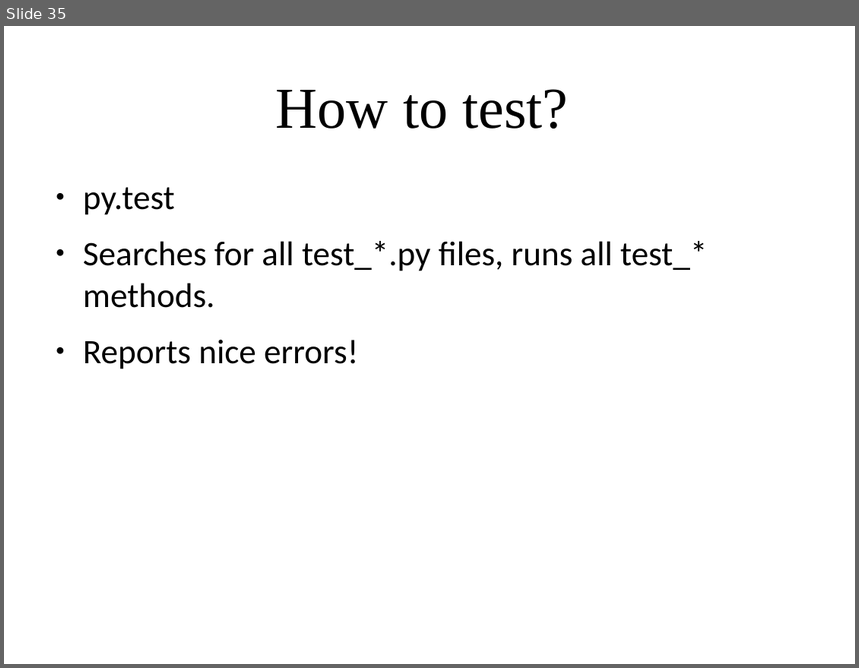
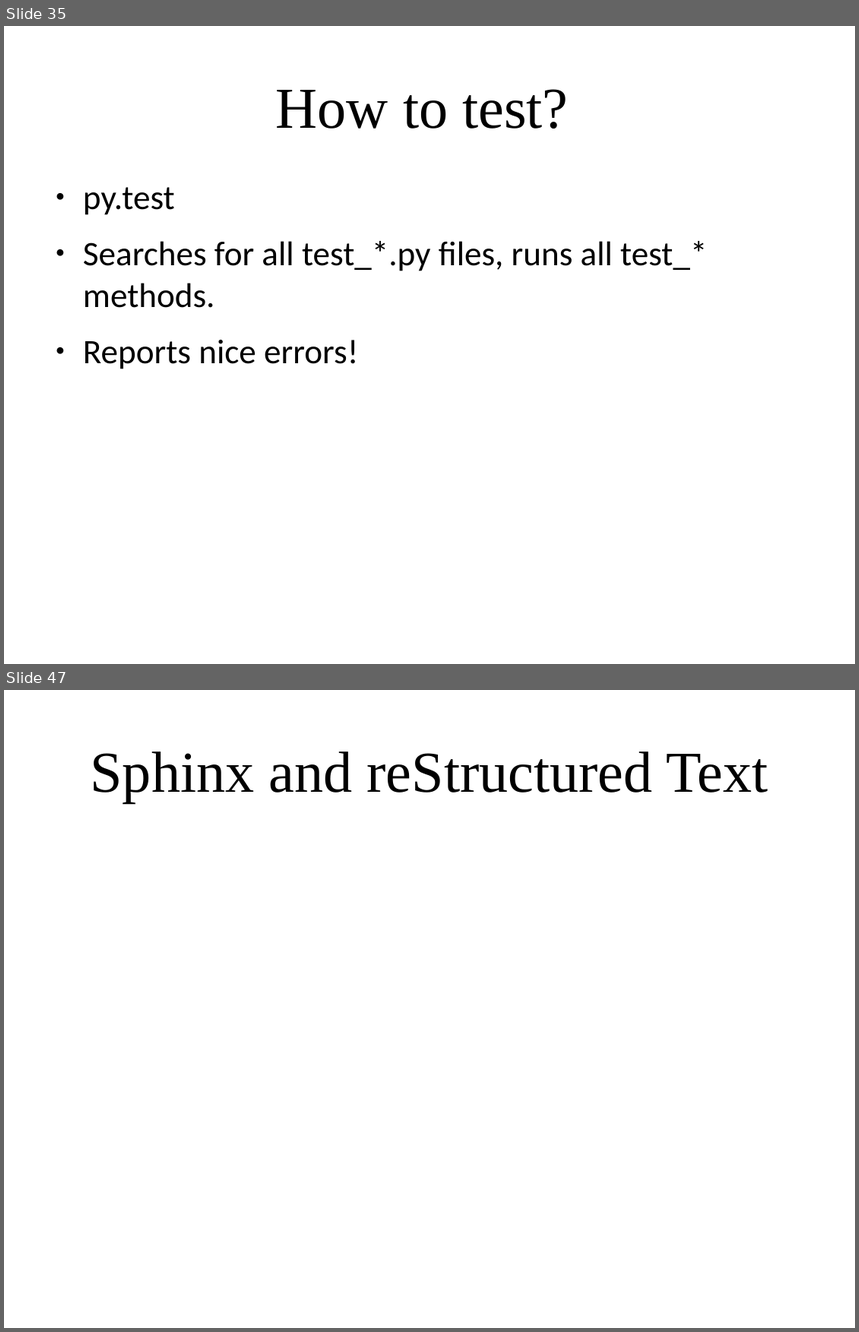
Before and after one commit to amueller/applied_ml_spring_2017, a slide deck: slides/aml-02-012317.odp. Shown one above the other, each under a label of ours: slide 35 before the commit, slides 35 and 47 after it; the slides between them are not shown. The pictures are 859x668 and 859x1332 pixels, drawn with LibreOffice and Linux fonts; fonts in the diff are those of the drawing. Boxes give left, top, right and bottom in pixels: in the first picture for what was removed or moved away, otherwise in the second. Text is boxed around its words. In the diff, an @@ line names an element or a change of style, - is before the commit and + after.

```diff
--- a/slides/aml-02-012317.odp
+++ b/slides/aml-02-012317.odp
@@ slide 47 added at [4,690,855,1328], background #FFFFFF @@
@@ title added at [91,752,768,802], 54 pt, text #000000 @@
+Sphinx and reStructured Text
```
Also in this commit, not shown: 13 other slides added.
